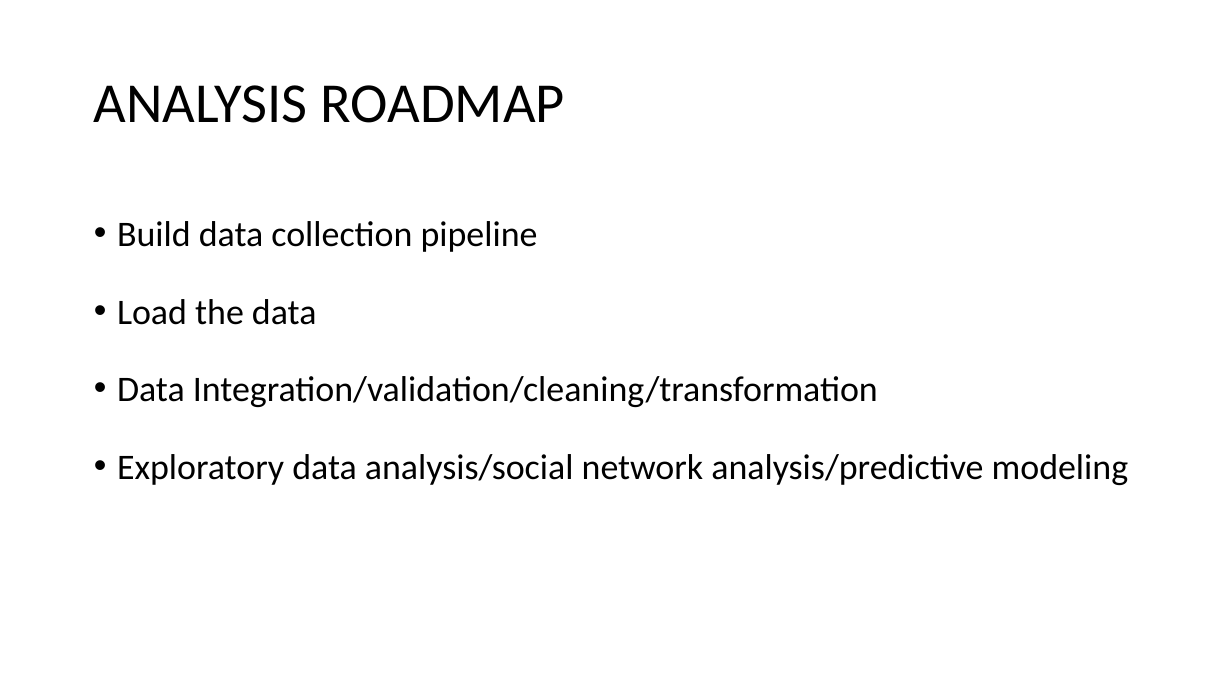
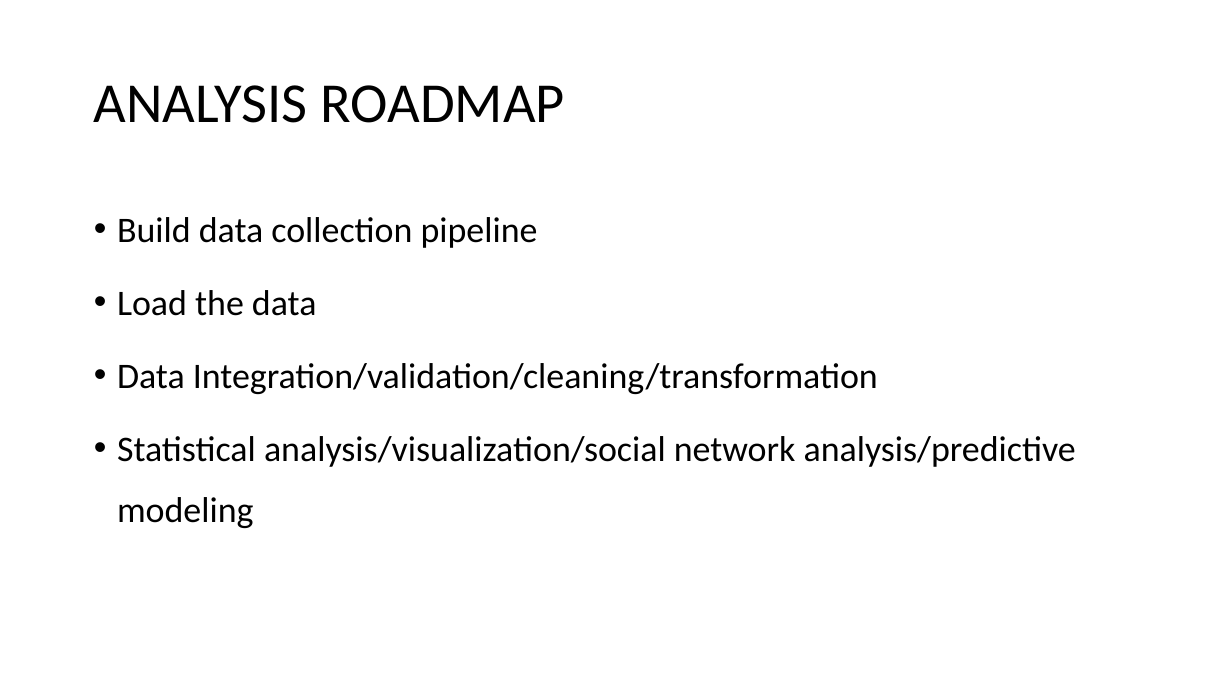
Before and after one commit to MiyainNYC/PySpark-Data-Challenge, a slide deck: slide 4 of DataChallengeAssessment.pptx. Drawn at 1232x693 pixels with LibreOffice and Linux fonts; fonts in the diff are those of the drawing. Boxes give left, top, right and bottom in pixels: in the first picture for what was removed or moved away, otherwise in the second. Text is boxed around its words. In the diff, an @@ line names an element or a change of style, - is before the commit and + after.

```diff
--- a/DataChallengeAssessment.pptx
+++ b/DataChallengeAssessment.pptx
@@ text at <box>117,217,878,394</box>: line spacing 1.5 to 1.4 @@
@@ text at <box>117,436,1076,528</box>: text changed @@
-• Exploratory data analysis/social network analysis/predictive modeling
+• Statistical analysis/visualization/social network analysis/predictive modeling
```
Also in this commit, not shown: 10 other slides changed, 4 slides added, 3 slides removed.
